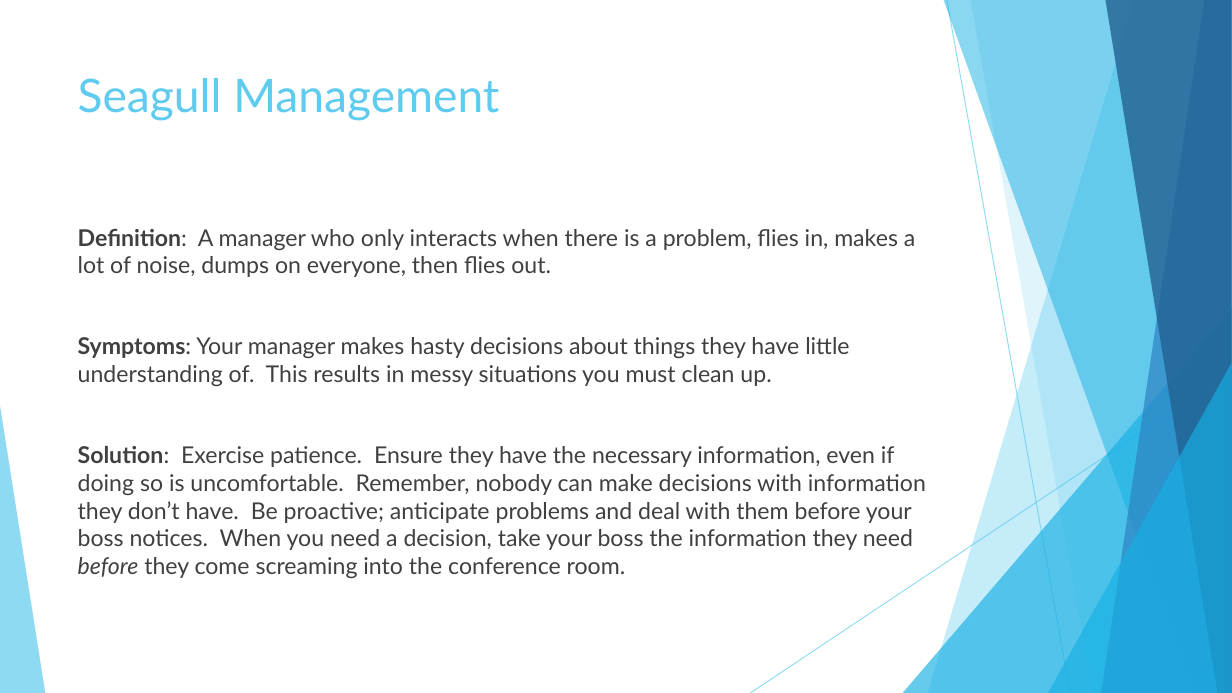
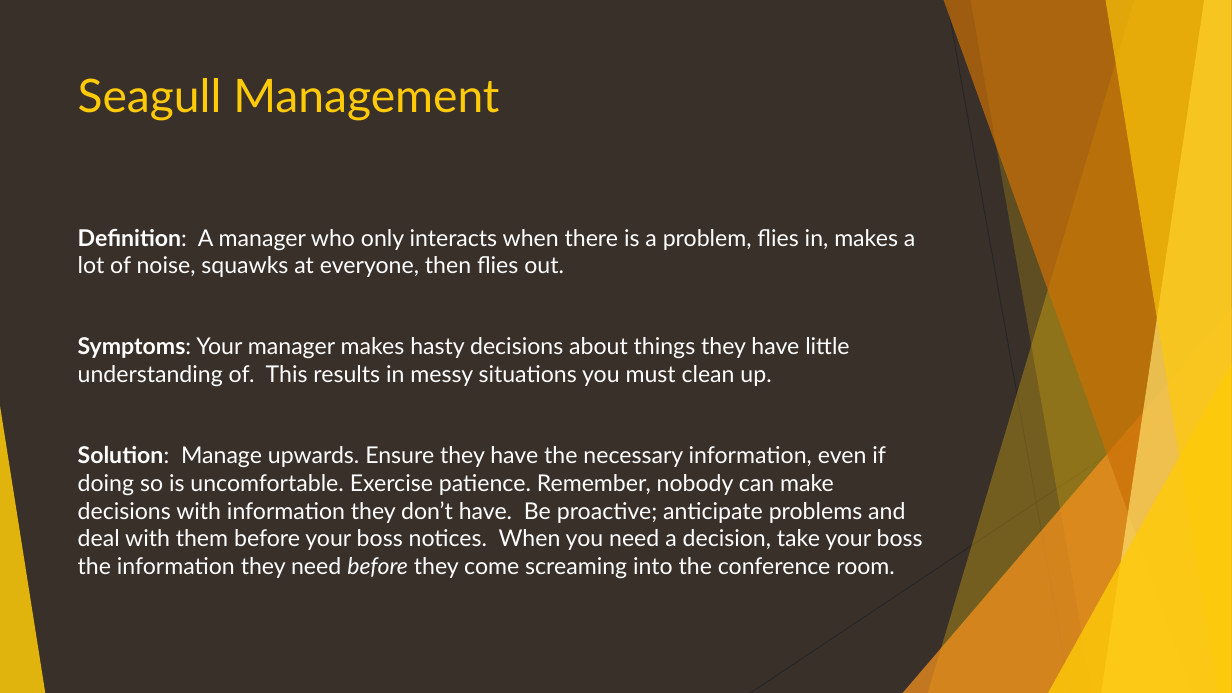
Before and after one commit to ericburcham/anti-patterns, a slide deck: slide 10 of anti-patterns.pptx. Drawn at 1232x693 pixels with LibreOffice and Linux fonts; fonts in the diff are those of the drawing. Boxes give left, top, right and bottom in pixels: in the first picture for what was removed or moved away, otherwise in the second. Text is boxed around its words. In the diff, an @@ line names an element or a change of style, - is before the commit and + after.

Commit message:
update presentation look and some of the wording

```diff
--- a/anti-patterns.pptx
+++ b/anti-patterns.pptx
@@ background #FFFFFF to #39302A @@
@@ freeform shape at [928,0,1232,693]: fill #5FCBEF at 36% opacity to #FFCA08 at 30% opacity @@
@@ freeform shape at [944,0,1232,693]: fill #17B0E4 at 50% opacity to #CA6F06 at 70% opacity @@
@@ line (947, 0) - (1070, 693): stroke #5FCBEF 0.75 pt to #262626 0.75 pt @@
@@ freeform shape at [970,0,1232,693]: fill #5FCBEF at 20% opacity to #FFCA08 at 20% opacity @@
@@ freeform shape at [1102,0,1232,693]: fill #2E83C3 at 70% opacity to #FFDF6B at 70% opacity @@
@@ freeform shape at [1105,0,1232,693]: fill #226292 at 80% opacity to #FFCA08 at 65% opacity @@
@@ title "Seagull Management" at [78,78,499,121]: text colour #5FCBEF to #FFCA08 @@
@@ text at [78,228,915,277]: text changed; text colour #404040 to #FFFFFF @@
-Definition: A manager who only interacts when there is a problem, flies in, makes a lot of noise, dumps on everyone, then flies out.
+Definition: A manager who only interacts when there is a problem, flies in, makes a lot of noise, squawks at everyone, then flies out.
@@ triangle at [903,308,1232,693]: fill #17B0E4 at 66% opacity to #F8931D at 72% opacity @@
@@ text at [78,337,849,387]: text colour #404040 to #FFFFFF in "Symptoms: Your manager makes hasty decisions about ..." @@
@@ line (1232, 372) - (750, 693): stroke #5FCBEF 0.75 pt to #262626 0.75 pt @@
@@ triangle at [1048,363,1232,693]: fill #17B0E4 at 66% opacity to #FFCA08 at 80% opacity @@
@@ triangle at [0,406,45,693]: fill #5FCBEF at 70% opacity to #FFCA08 at 85% opacity @@
@@ text at [78,446,923,579]: text changed; text colour #404040 to #FFFFFF @@
-Solution: Exercise patience. Ensure they have the necessary information, even if doing so is uncomfortable. Remember, nobody can make decisions with information they don’t have. Be proactive; anticipate problems and deal with them before your boss notices. When you need a decision, take your boss the information they need before they come screaming into the conference room.
+Solution: Manage upwards. Ensure they have the necessary information, even if doing so is uncomfortable. Exercise patience. Remember, nobody can make decisions with information they don’t have. Be proactive; anticipate problems and deal with them before your boss notices. When you need a decision, take your boss the information they need before they come screaming into the conference room.
```
Also in this commit, not shown: 35 other slides changed.
